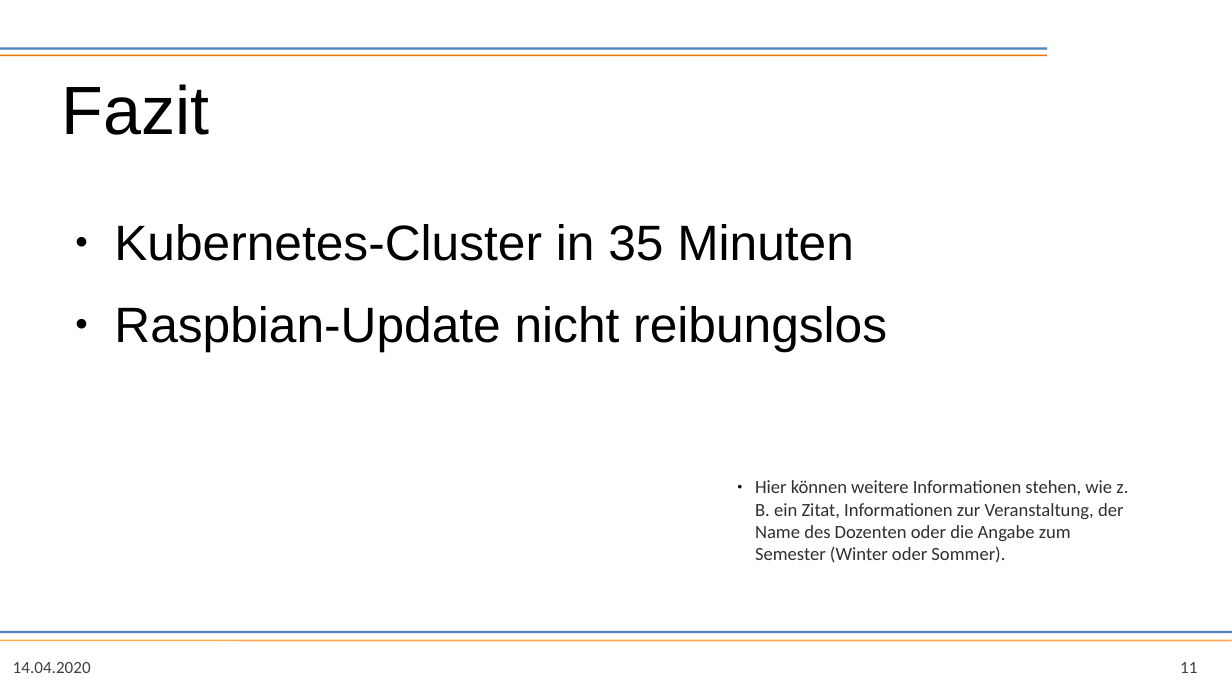
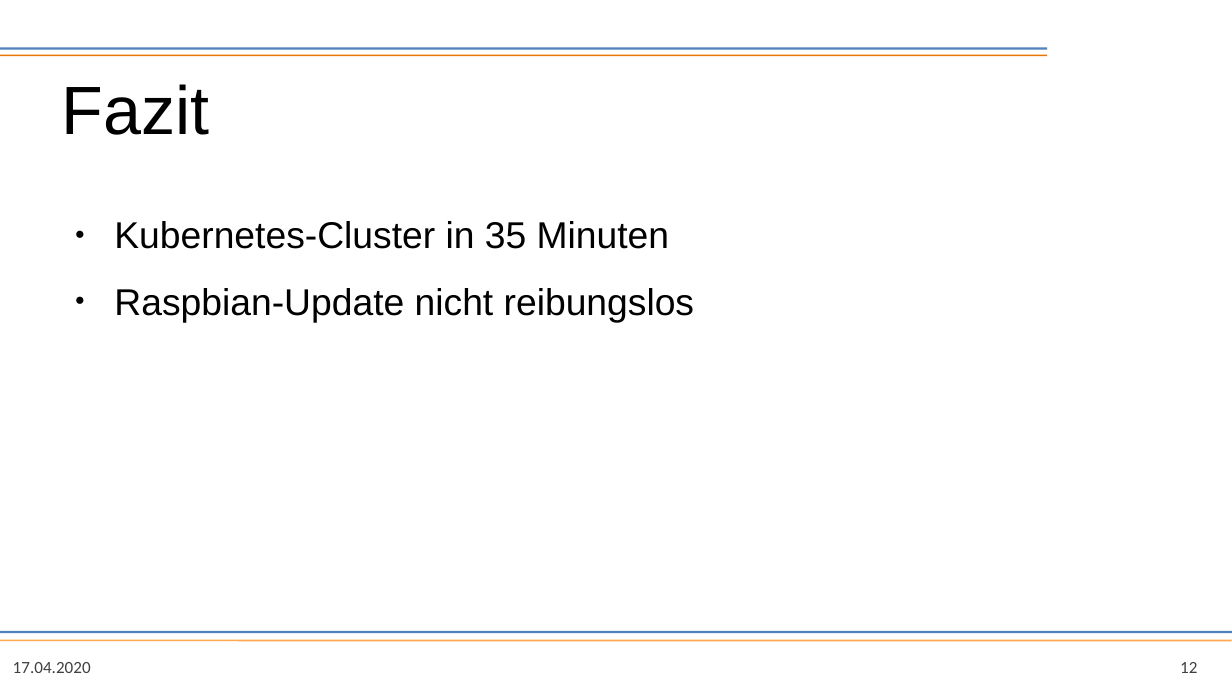
Before and after one commit to kiddikai/ansible-kubernetes, a slide deck: slide 12 of doc/presentation/presentation.odp (slide 11 before the commit). Drawn at 1232x693 pixels with LibreOffice and Linux fonts; fonts in the diff are those of the drawing; background and template pictures are left out. Boxes give left, top, right and bottom in pixels: in the first picture for what was removed or moved away, otherwise in the second. Text is boxed around its words. In the diff, an @@ line names an element or a change of style, - is before the commit and + after.

```diff
--- a/doc/presentation/presentation.odp
+++ b/doc/presentation/presentation.odp
@@ text "Kubernetes-Cluster in 35 Minuten" at bbox=[114, 221, 694, 322]: size 32 to 24 pt @@
@@ text removed at bbox=[755, 480, 1128, 563] @@
-● Hier können weitere Informationen stehen, wie z. B. ein Zitat, Informationen zur Veranstaltung, der Name des Dozenten oder die Angabe zum Semester (Winter oder Sommer).
@@ text at bbox=[13, 662, 91, 673]: text changed @@
-14.04.2020
+17.04.2020
@@ page number at bbox=[1180, 662, 1197, 673]: text changed @@
-11
+12
```
Also in this commit, not shown: 10 other slides changed, 2 slides added, 1 slide removed, 23 other files.
